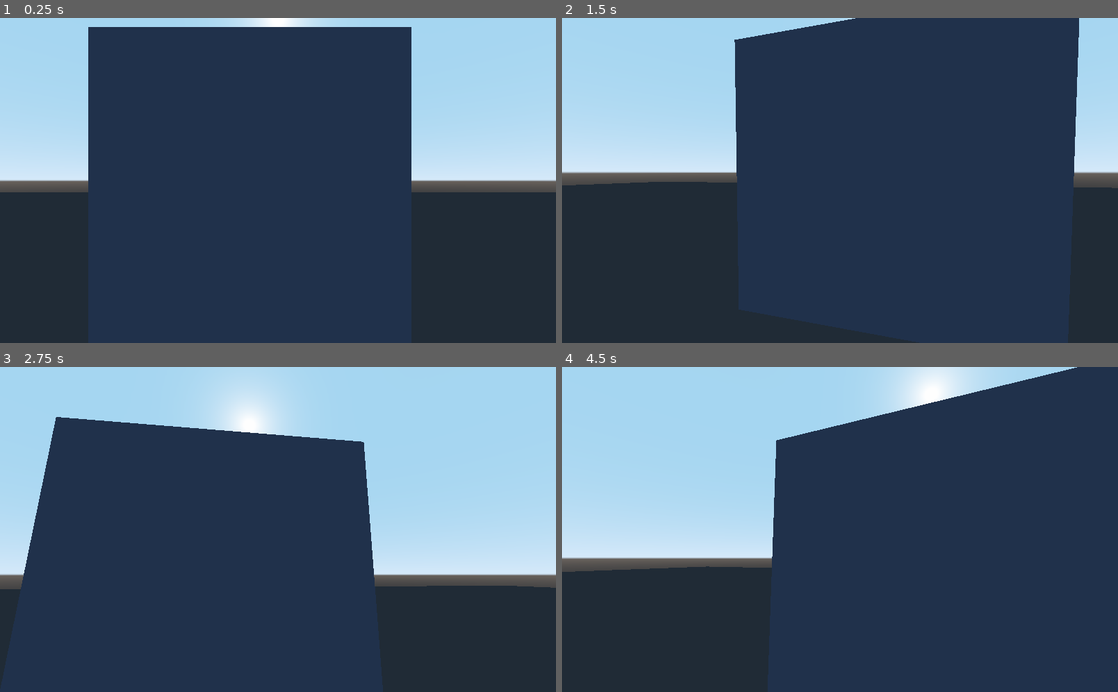
Above: before the commit, frames 1-4 (two rows, left to right).
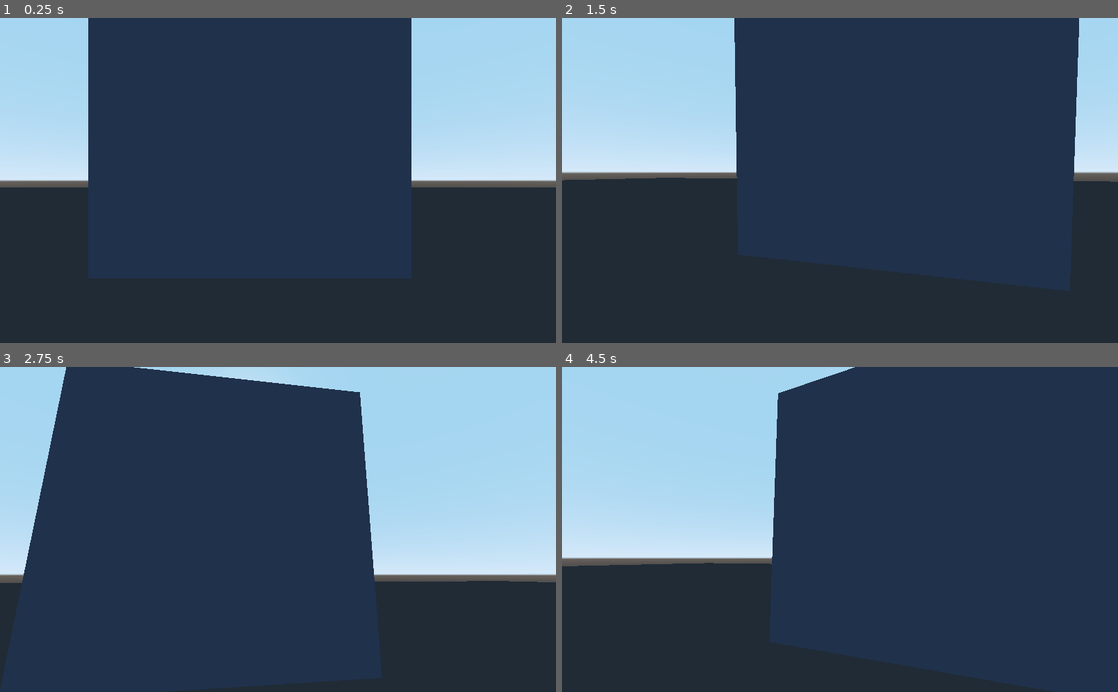
Above: after the commit, the same moments.

Repository: mSebbi/3D-Jump-Run
Game: Godot game, scene res://World.tscn
The game is run twice, just before and just after one commit, with the same random seed, the same clock (stepped at 60 frames per second) and the same inputs.
Inputs (mouse positions are in pixels of both pictures, inside the frame that each line leads up to):
- Up to frame 1 (0.25 s): no input
- Up to frame 2 (1.5 s): tap Enter at 0.5 s; move the mouse to (867, 180) at 0.52 s; tap Space at 1.25 s; move the mouse to (812, 180) at 1.27 s
- Up to frame 3 (2.75 s): tap Enter at 2 s; move the mouse to (289, 523) at 2.02 s
- Up to frame 4 (4.5 s): tap Space at 2.75, 4.25 s; move the mouse to (834, 536) at 2.77 s; tap Enter at 3.5 s; move the mouse to (878, 532) at 3.52 s; move the mouse to (795, 526) at 4.27 s

The runs differ from the first frame. In frame 1, 2.2% of the frame differs, in the area x 0-100%, y 0-54%; in frame 2, 1.3%; in frame 3, 9.3%, in the area x 0-100%, y 0-69%; in frame 4, 6.0%.

Commit message:
Bessere bewegung , Physics und funktion Springen
Der Spieler bleibt jetzt auf dem Boden und kann Springen

Diff:
--- a/3D Platformer/Player.gd
+++ b/3D Platformer/Player.gd
@@ -1,6 +1,22 @@
 extends KinematicBody
 
 const MOUS_SENSIVITY = 0.3
+onready var camera = $CamRoot/Camera
+
+#Variablen für die Bewegung
+var velocity = Vector3.ZERO
+var current_vel = Vector3.ZERO
+var direction = Vector3.ZERO
+
+const SPEED = 10
+const SPRINT_SPEED = 20
+const ACCEL = 15.0
+
+#Springen
+const GRAVITY = -40
+const JUMP_SPEED = 15
+var jump_counter = 0
+const AIR_ACCEL = 9.0
 
 
 
@@ -25,7 +41,45 @@
 
 
 func _physics_process(delta):
-	pass
+	direction = Vector3.ZERO
+
+	if Input.is_action_pressed("forward"):
+		direction -= camera.global_transform.basis.z
+	if Input.is_action_pressed("backward"):
+		direction += camera.global_transform.basis.z
+	if Input.is_action_pressed("right"):
+		direction += camera.global_transform.basis.x
+	if Input.is_action_pressed("left"):
+		direction -= camera.global_transform.basis.x
+
+	direction = direction.normalized()
+
+	velocity.y += GRAVITY * delta
+
+	if is_on_floor():
+		jump_counter = 0
+
+	if Input.is_action_just_pressed("jump") and jump_counter < 2:
+		jump_counter += 1
+		velocity.y = JUMP_SPEED
+
+
+
+	var speed = SPRINT_SPEED if Input.is_action_pressed("sprint") else SPEED
+	var target_vel = direction * speed
+
+	var accel = ACCEL if is_on_floor() else AIR_ACCEL
+
+	current_vel = current_vel.linear_interpolate(target_vel, accel * delta)
+	velocity.x = current_vel.x
+	velocity.z = current_vel.z
+
+	velocity = move_and_slide(velocity, Vector3.UP,true, 4, deg2rad(45))
+
+
+
+
+
 
 #Um die Maus zu zeigen oder zu verstecken
 func window_activity():
